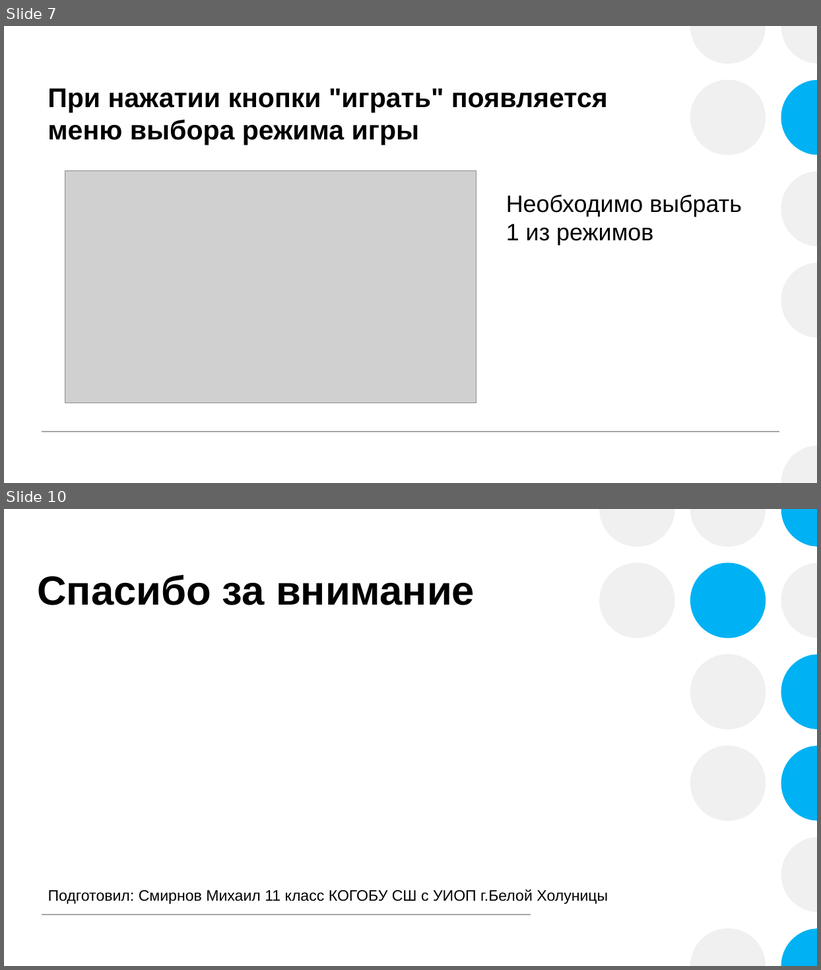
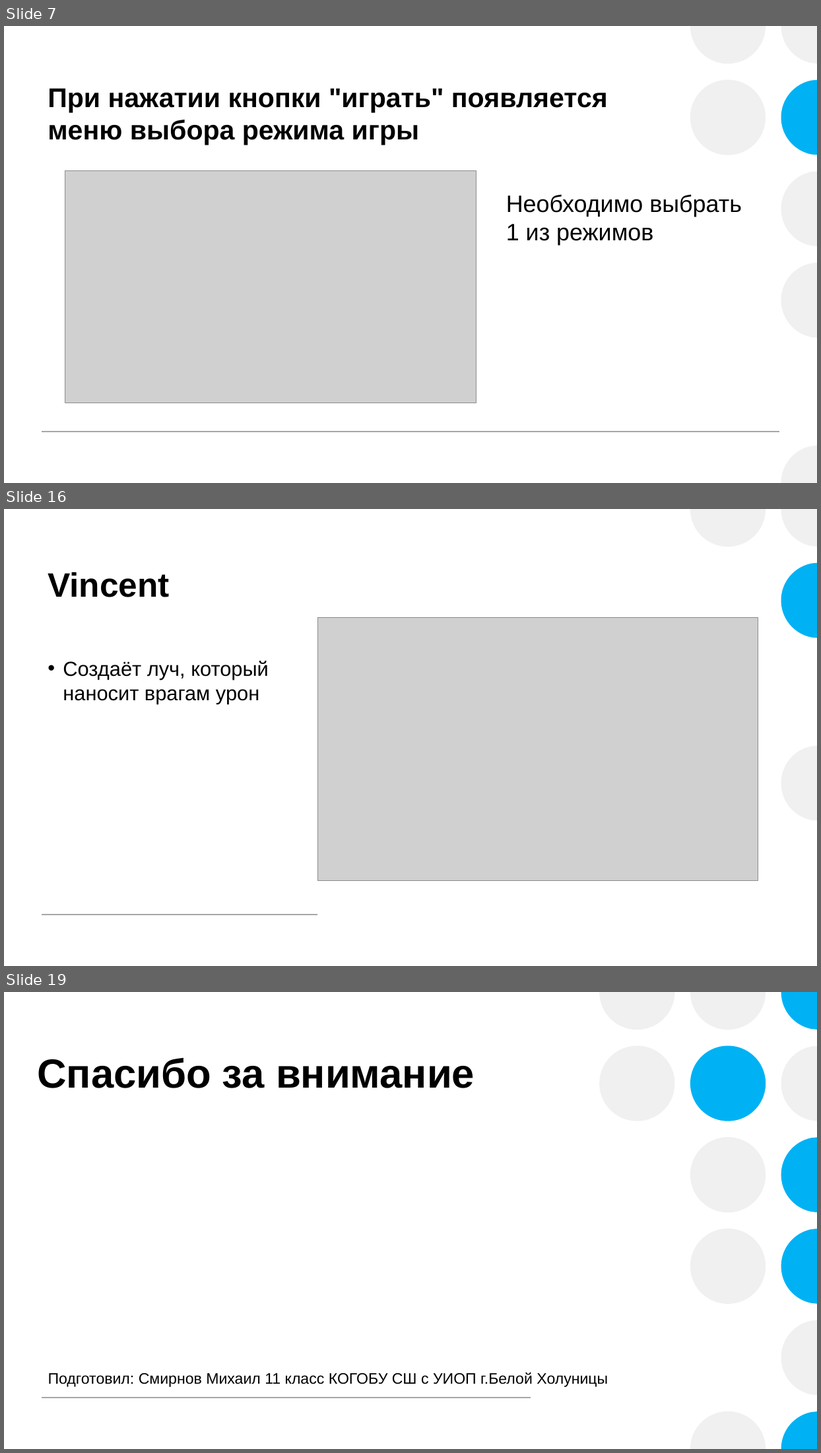
Before and after one commit to Lucian-y02/Quad-Mayhem, a slide deck: Проект pygame.pptx. Shown one above the other, each under a label of ours: slides 7 and 10 before the commit, slides 7, 16 and 19 after it; the slides between them are not shown. The pictures are 821x970 and 821x1453 pixels, drawn with LibreOffice and Linux fonts; fonts in the diff are those of the drawing; grey boxes stand for pictures. Boxes give left, top, right and bottom in pixels: in the first picture for what was removed or moved away, otherwise in the second. Text is boxed around its words. In the diff, an @@ line names an element or a change of style, - is before the commit and + after.

```diff
--- a/Проект pygame.pptx
+++ b/Проект pygame.pptx
@@ slide 16 added at box(4, 509, 817, 966), background #FFFFFF; not listed: 2 template elements that a slide beside it also shows @@
@@ rectangle added at box(4, 509, 817, 966), fill #FFFFFF @@
@@ group added at box(690, 509, 817, 821): 4 freeform shapes @@
@@ group added at box(599, 509, 817, 966): 8 freeform shapes @@
@@ title added at box(48, 572, 169, 597), 40 pt, text #000000, bold @@
+Vincent
@@ picture added at box(318, 618, 758, 881) @@
@@ text added at box(63, 661, 269, 704), 24 pt, text #000000 @@
+• Создаёт луч, который наносит врагам урон
@@ line added from (42, 916) to (318, 916), #A6A6A6 1 pt @@
@@ what was slide 10 is now slide 19 @@
```
Also in this commit, not shown: 3 slides changed, 8 other slides added.
